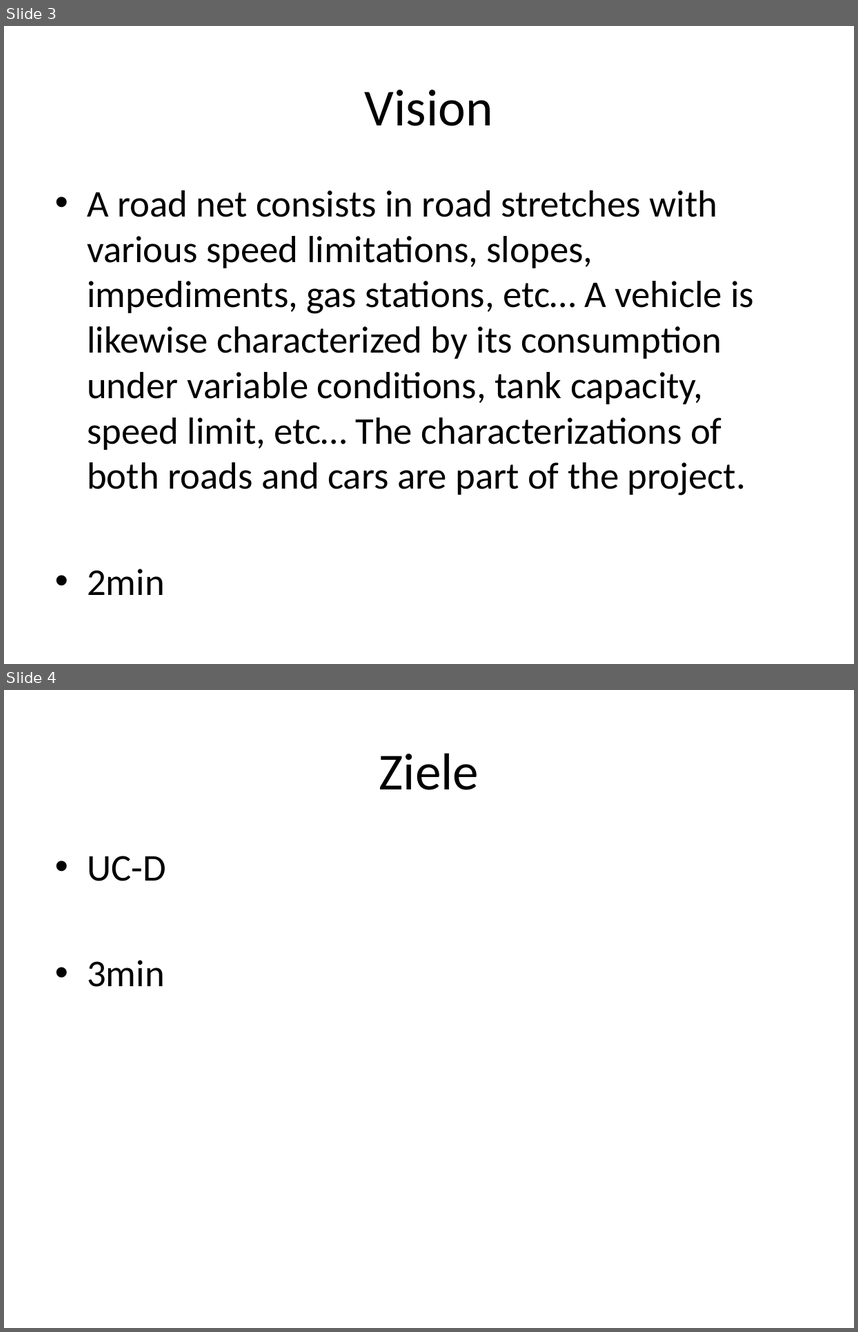
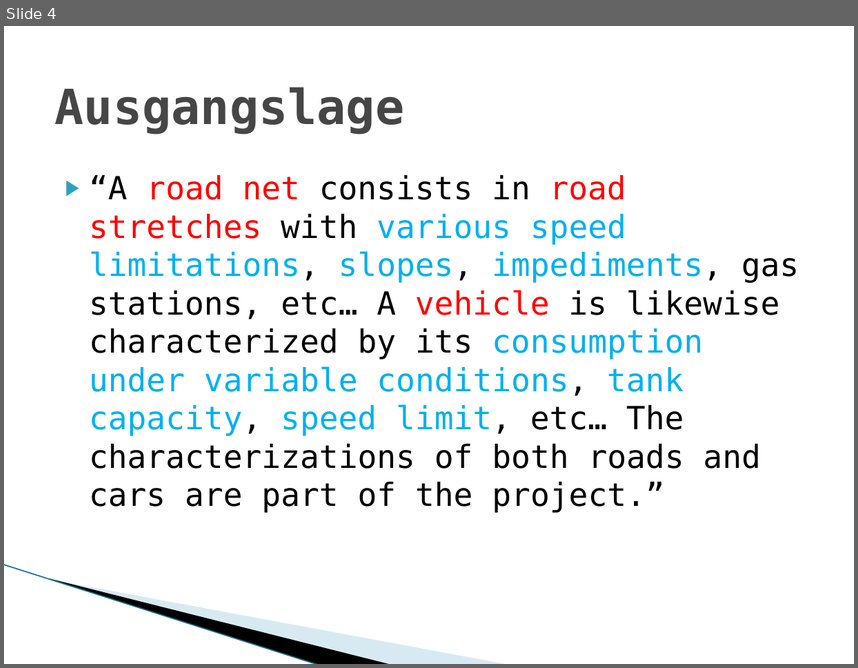
Before and after one commit to adrianbaertschi/TravelPlanner, a slide deck: doc/Travelplaner.pptx. Shown one above the other, each under a label of ours: slides 3 and 4 before the commit, slide 4 after it. The pictures are 858x1332 and 858x668 pixels, drawn with LibreOffice and Linux fonts; fonts in the diff are those of the drawing; background and template pictures are left out. Boxes give left, top, right and bottom in pixels: in the first picture for what was removed or moved away, otherwise in the second. Text is boxed around its words. In the diff, an @@ line names an element or a change of style, - is before the commit and + after.

```diff
--- a/doc/Travelplaner.pptx
+++ b/doc/Travelplaner.pptx
@@ slide 4 removed at (x1=4, y1=690, x2=854, y2=1328), background #FFFFFF @@
@@ title removed at (x1=379, y1=753, x2=479, y2=790) @@
-Ziele
@@ text removed at (x1=87, y1=856, x2=166, y2=987) @@
-• UC-D
-• 3min
@@ what was slide 3 is now slide 4 @@
@@ slide 4 changed as well @@
@@ title at (x1=55, y1=87, x2=405, y2=134): text changed; size 44 to 41 pt; font Calibri to DejaVu Sans Mono; text colour #000000 to #464646; bold on @@
-Vision
+Ausgangslage
@@ text at (x1=89, y1=175, x2=799, y2=512): text changed; size 32 to 27 pt; font Calibri to DejaVu Sans Mono @@
-• A road net consists in road stretches with various speed limitations, slopes, impediments, gas stations, etc… A vehicle is likewise characterized by its consumption under variable conditions, tank capacity, speed limit, etc… The characterizations of both roads and cars are part of the project.
-• 2min
+▶ “A road net consists in road stretches with various speed limitations, slopes, impediments, gas stations, etc… A vehicle is likewise characterized by its consumption under variable conditions, tank capacity, speed limit, etc… The characterizations of both roads and cars are part of the project.”
@@ line added from (4, 564) to (319, 664), #97C5D8 0.95 pt @@
@@ freeform shape added at (x1=49, y1=578, x2=392, y2=664), fill #000000 @@
@@ freeform shape added at (x1=51, y1=579, x2=510, y2=664), fill #A0CBDC at 40% opacity @@
```
Also in this commit, not shown: 5 other slides changed, 4 slides added, 2 other slides removed, 2 other files.
